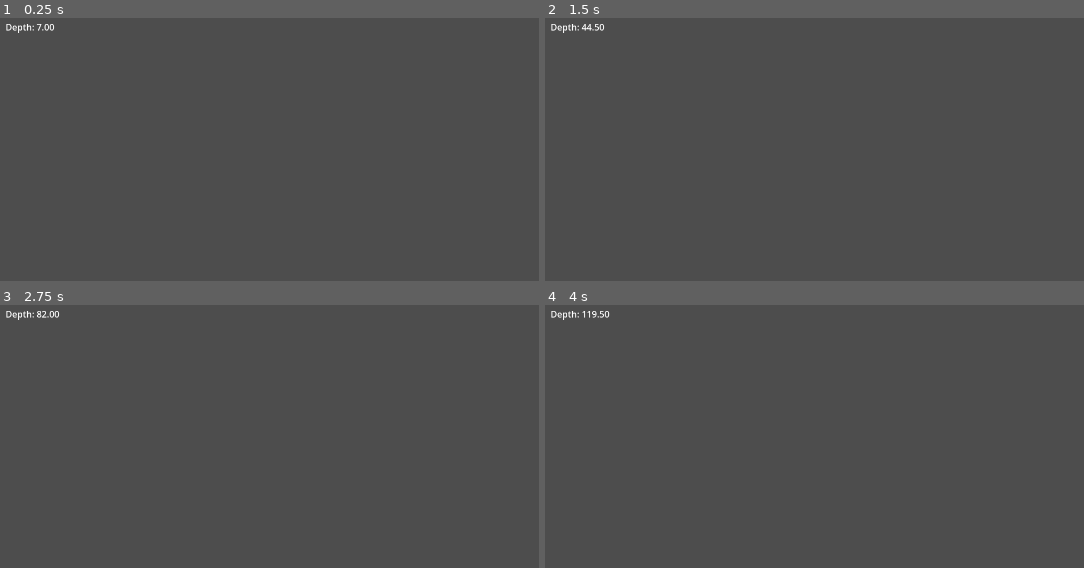
Above: before the commit, frames 1-4 (two rows, left to right).
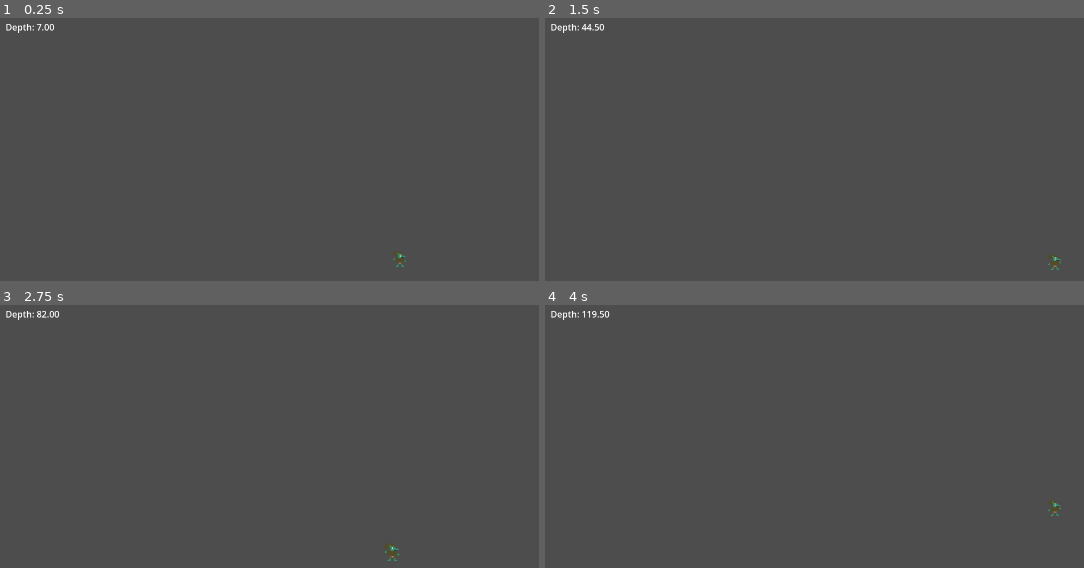
Above: after the commit, the same moments.

Repository: DSurguy/spring-2024-2d-jam
Game: Godot game, scene res://scenes/GameScene/GameScene.tscn
Two runs of this game, one before a commit and one after it. Both use one fixed random seed, a clock stepped at 60 frames per second and the inputs below. This scene is started directly instead of the project's main scene.
Inputs (mouse positions are in pixels of both pictures, inside the frame that each line leads up to):
- Up to frame 1 (0.25 s): no input
- Up to frame 2 (1.5 s): tap Enter (ui_accept) at 0.5, 0.77 s; move the mouse to (outside the picture) at 0.52 s; hold D (move_right) from 0.53 s (still down); tap E (interact) at 0.6 s; move the mouse to (787, 262) at 1.27 s; click (787, 262) at 1.35 s
- Up to frame 3 (2.75 s): tap Enter (ui_accept) at 1.52 s; move the mouse to (479, 428) at 2.02 s; release D (move_right) at 2.03 s; hold A (move_left) from 2.03 s (still down); tap Mouse wheel down (zoom_down) at 2.1 s
- Up to frame 4 (4 s): tap Enter (ui_accept) at 2.75, 3.02, 3.5, 3.77 s; move the mouse to (outside the picture) at 2.77 s; release A (move_left) at 2.78 s; hold D (move_right) from 2.78 s (still down); tap Mouse wheel up (zoom_up) at 2.85 s; move the mouse to (outside the picture) at 3.52 s; tap E (interact) at 3.6 s

The runs differ from the first frame. In frame 1, less than 0.1% of the frame differs, in the area x 72-76%, y 88-95%; in frame 2, less than 0.1%; in frame 3, less than 0.1%, in the area x 71-75%, y 90-98%; in frame 4, less than 0.1%.

Commit message:
Revert "footsteps"
This reverts commit c0cf58aebafbf1a1bb8f502c541256ab0ffef530.

Diff:
--- a/scenes/Audio/footsteps.tscn
+++ b/scenes/Audio/footsteps.tscn
@@ -11,7 +11,6 @@
 footsteps = Array[AudioStream]([ExtResource("2_5dpf6"), ExtResource("3_jni24"), ExtResource("4_t7rnw"), ExtResource("5_6m2hx")])
 
 [node name="Player" type="AudioStreamPlayer" parent="."]
-pitch_scale = 0.01
 
 [node name="Timer" type="Timer" parent="."]
 
--- a/scenes/GameScene/player.tscn
+++ b/scenes/GameScene/player.tscn
@@ -43,6 +43,24 @@
 "values": [8, 9, 10, 11]
 }
 
+[sub_resource type="Animation" id="Animation_smjfy"]
+resource_name = "walk"
+length = 0.8
+loop_mode = 1
+step = 0.2
+tracks/0/type = "value"
+tracks/0/imported = false
+tracks/0/enabled = true
+tracks/0/path = NodePath("Sprite2D:frame")
+tracks/0/interp = 1
+tracks/0/loop_wrap = true
+tracks/0/keys = {
+"times": PackedFloat32Array(0, 0.2, 0.4, 0.6),
+"transitions": PackedFloat32Array(1, 1, 1, 1),
+"update": 1,
+"values": [4, 5, 6, 7]
+}
+
 [sub_resource type="Animation" id="Animation_yx27f"]
 loop_mode = 1
 tracks/0/type = "value"
@@ -65,24 +83,6 @@
 tracks/1/loop_wrap = true
 tracks/1/keys = {
 "times": PackedFloat32Array(0.1, 0.3, 0.5, 0.8),
-"transitions": PackedFloat32Array(1, 1, 1, 1),
-"update": 1,
-"values": [4, 5, 6, 7]
-}
-
-[sub_resource type="Animation" id="Animation_smjfy"]
-resource_name = "walk"
-length = 0.8
-loop_mode = 1
-step = 0.2
-tracks/0/type = "value"
-tracks/0/imported = false
-tracks/0/enabled = true
-tracks/0/path = NodePath("Sprite2D:frame")
-tracks/0/interp = 1
-tracks/0/loop_wrap = true
-tracks/0/keys = {
-"times": PackedFloat32Array(0, 0.2, 0.4, 0.6),
 "transitions": PackedFloat32Array(1, 1, 1, 1),
 "update": 1,
 "values": [4, 5, 6, 7]
@@ -165,8 +165,6 @@
 shape = SubResource("RectangleShape2D_8nvpx")
 debug_color = Color(0.721569, 0.168627, 0.0627451, 0.615686)
 
-[node name="Footsteps" parent="." instance=ExtResource("2_uw8wl")]
-
 [node name="StationInteraction" type="Area2D" parent="."]
 collision_layer = 4
 collision_mask = 4
@@ -180,7 +178,7 @@
 flip_h = true
 hframes = 4
 vframes = 3
-frame = 1
+frame = 5
 
 [node name="AnimationPlayer" type="AnimationPlayer" parent="."]
 libraries = {
